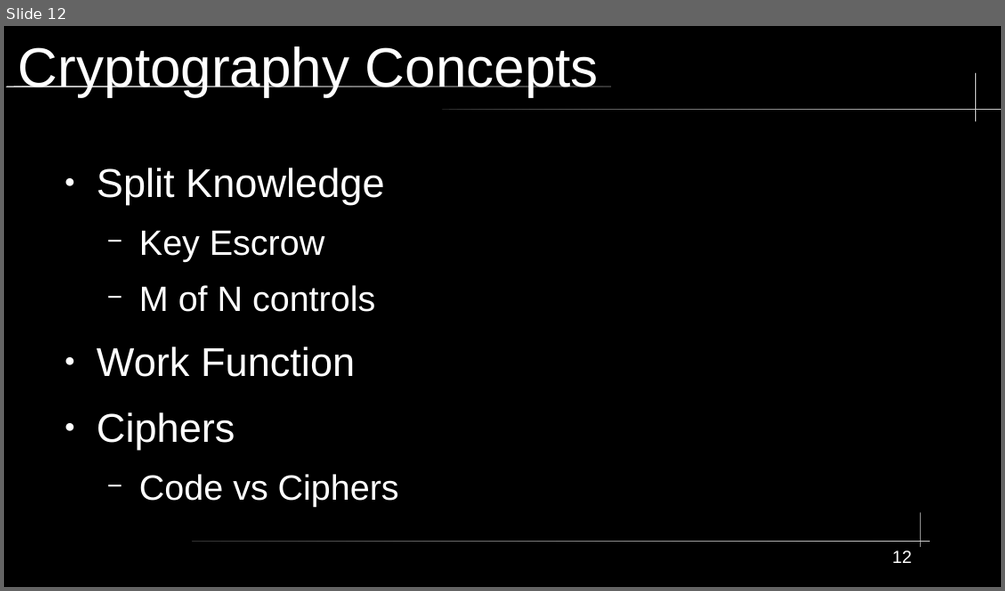
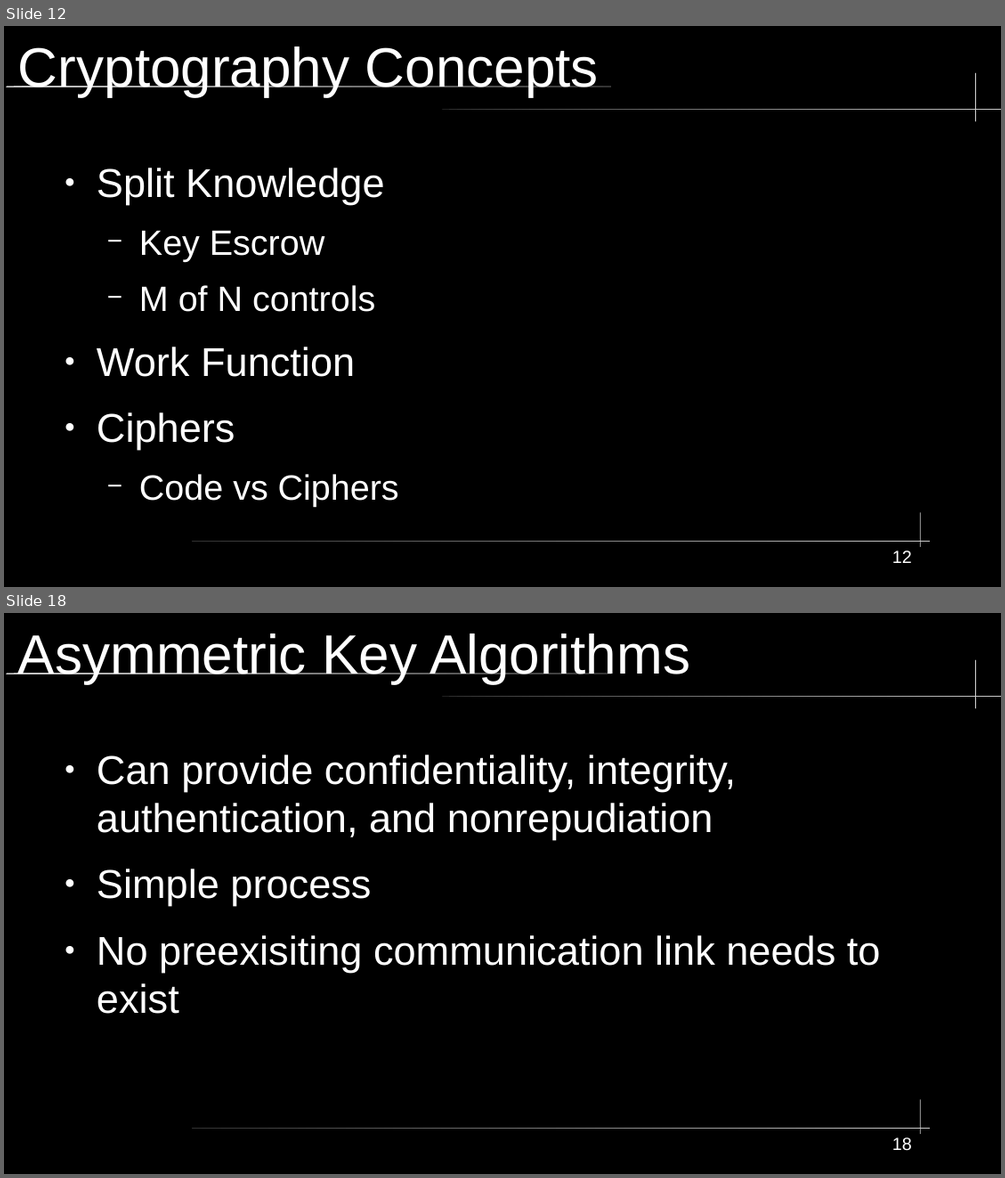
Before and after one commit to City-Colleges-of-Chicago-Cybersecurity/COMPSFI-214, a slide deck: 2026/Spring/powerpoints/Chapter-06-Cryptography-and-Symmetric-Key-Algorithms.odp. Shown one above the other, each under a label of ours: slide 12 before the commit, slides 12 and 18 after it; the slides between them are not shown. The pictures are 1005x591 and 1005x1178 pixels, drawn with LibreOffice and Linux fonts; fonts in the diff are those of the drawing. Boxes give left, top, right and bottom in pixels: in the first picture for what was removed or moved away, otherwise in the second. Text is boxed around its words. In the diff, an @@ line names an element or a change of style, - is before the commit and + after.

```diff
--- a/2026/Spring/powerpoints/Chapter-06-Cryptography-and-Symmetric-Key-Algorithms.odp
+++ b/2026/Spring/powerpoints/Chapter-06-Cryptography-and-Symmetric-Key-Algorithms.odp
@@ slide 18 added at (4,613,1001,1174), background #000000; not listed: 5 template elements that a slide beside it also shows @@
@@ title added at (18,633,690,684), 44 pt, text #FFFFFF @@
+Asymmetric Key Algorithms
@@ text added at (97,755,881,1013), 32 pt, text #FFFFFF @@
+● Can provide confidentiality, integrity, authentication, and nonrepudiation
+● Simple process
+● No preexisiting communication link needs to exist
@@ page number added at (892,1137,912,1151), 14 pt, text #FFFFFF @@
+18
```
Also in this commit, not shown: 13 other slides added, 1 other file.
